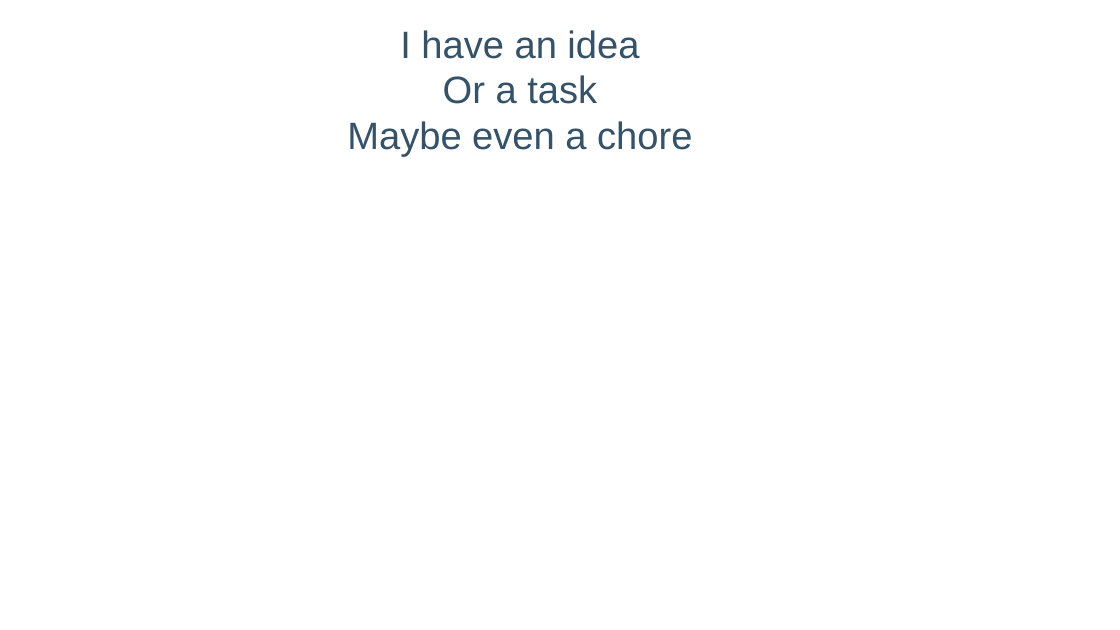
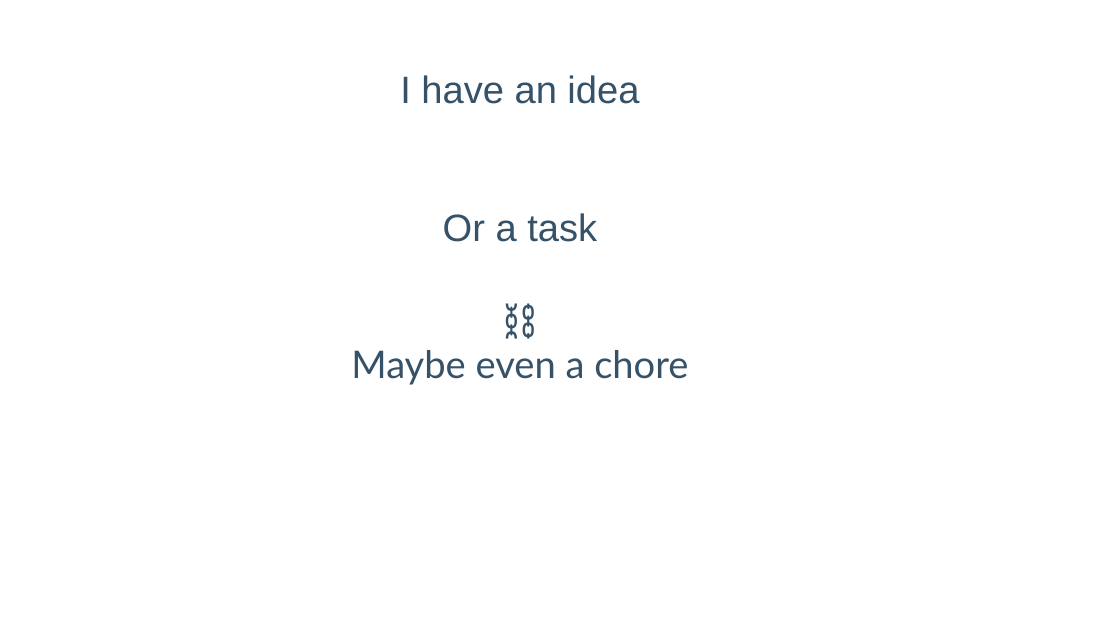
Before and after one commit to lelanthran/frame, a slide deck: slide 5 of docs/FrameIntroduction.odp. Drawn at 1120x630 pixels with LibreOffice and Linux fonts; fonts in the diff are those of the drawing; background and template pictures are left out. Boxes give left, top, right and bottom in pixels: in the first picture for what was removed or moved away, otherwise in the second. Text is boxed around its words. In the diff, an @@ line names an element or a change of style, - is before the commit and + after.

```diff
--- a/docs/FrameIntroduction.odp
+++ b/docs/FrameIntroduction.odp
@@ title at (351, 75, 688, 385): text changed @@
-I have an idea
-Or a task
-Maybe even a chore
+I have an idea
+Or a task
+⛓
+Maybe even a chore
```
Also in this commit, not shown: 12 other slides changed, 2 slides added.
